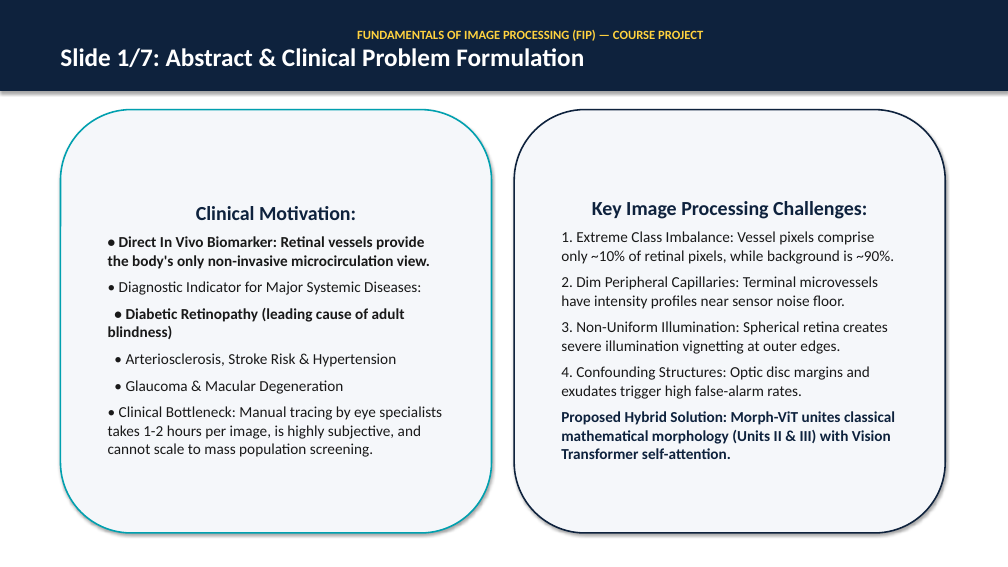
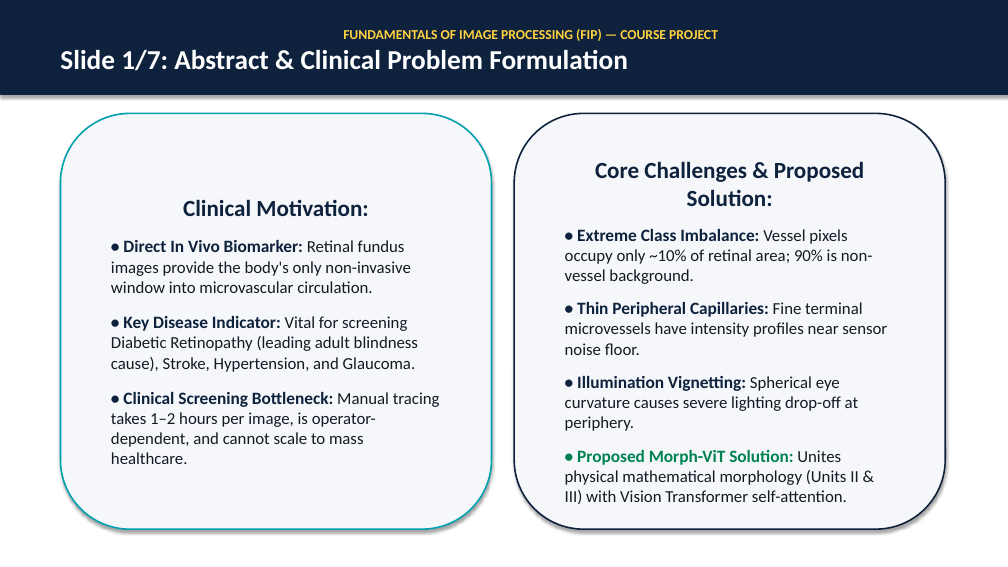
Before and after one commit to pavanpoojary348/retinal-vessel-segmentation, a slide deck: slide 2 of presentation.pptx. Drawn at 1008x567 pixels with LibreOffice and Linux fonts; fonts in the diff are those of the drawing. Boxes give left, top, right and bottom in pixels: in the first picture for what was removed or moved away, otherwise in the second. Text is boxed around its words. In the diff, an @@ line names an element or a change of style, - is before the commit and + after.

Commit message:
style: boost font sizes across all slides (13pt-32pt) for high readability

```diff
--- a/presentation.pptx
+++ b/presentation.pptx
@@ rectangle "FUNDAMENTALS OF IMAGE PROCESSING (FIP) ...": place and size @@
-rectangle "FUNDAMENTALS OF IMAGE PROCESSING (FIP) ..." at [0,0,1008,91]
+rectangle "FUNDAMENTALS OF IMAGE PROCESSING (FIP) ..." at [0,0,1008,95]
@@ rectangle "FUNDAMENTALS OF IMAGE PROCESSING (FIP) ..." at [0,0,1008,95]: size 12 to 13 pt in "FUNDAMENTALS OF IMAGE PROCESSING (FIP) — COURSE ..."; size 24 to 26 pt in "Slide 1/7: Abstract & Clinical Problem Formulation" @@
@@ rounded rectangle "Clinical Motivation:": place and size @@
-rounded rectangle "Clinical Motivation:" at [60,110,492,533]
+rounded rectangle "Clinical Motivation:" at [60,113,492,529]
@@ rounded rectangle "Core Challenges & Proposed Solution:": place and size @@
-rounded rectangle "Core Challenges & Proposed Solution:" at [514,110,945,533]
+rounded rectangle "Core Challenges & Proposed Solution:" at [514,113,945,529]
@@ text in rounded rectangle at [565,161,887,504]: text changed; size 14.5 to 16 pt; text colour #191919 to #141923 @@
-Key Image Processing Challenges:
-1. Extreme Class Imbalance: Vessel pixels comprise only ~10% of retinal pixels, while background is ~90%.
-2. Dim Peripheral Capillaries: Terminal microvessels have intensity profiles near sensor noise floor.
-3. Non-Uniform Illumination: Spherical retina creates severe illumination vignetting at outer edges.
-4. Confounding Structures: Optic disc margins and exudates trigger high false-alarm rates.
-Proposed Hybrid Solution: Morph-ViT unites classical mathematical morphology (Units II & III) with Vision Transformer self-attention.
+Core Challenges & Proposed Solution:
+• Extreme Class Imbalance: Vessel pixels occupy only ~10% of retinal area; 90% is non-vessel background.
+• Thin Peripheral Capillaries: Fine terminal microvessels have intensity profiles near sensor noise floor.
+• Illumination Vignetting: Spherical eye curvature causes severe lighting drop-off at periphery.
+• Proposed Morph-ViT Solution: Unites physical mathematical morphology (Units II & III) with Vision Transformer self-attention.
@@ text in rounded rectangle at [183,199,368,216]: size 19 to 22 pt in "Clinical Motivation:" @@
@@ text in rounded rectangle at [111,240,440,464]: text changed; size 14.5 to 16 pt; text colour #191919 to #141923 @@
-• Direct In Vivo Biomarker: Retinal vessels provide the body's only non-invasive microcirculation view.
-• Diagnostic Indicator for Major Systemic Diseases:
-• Diabetic Retinopathy (leading cause of adult blindness)
-• Arteriosclerosis, Stroke Risk & Hypertension
-• Glaucoma & Macular Degeneration
-• Clinical Bottleneck: Manual tracing by eye specialists takes 1-2 hours per image, is highly subjective, and cannot scale to mass population screening.
+• Direct In Vivo Biomarker: Retinal fundus images provide the body's only non-invasive window into microvascular circulation.
+• Key Disease Indicator: Vital for screening Diabetic Retinopathy (leading adult blindness cause), Stroke, Hypertension, and Glaucoma.
+• Clinical Screening Bottleneck: Manual tracing takes 1–2 hours per image, is operator-dependent, and cannot scale to mass healthcare.
```
Also in this commit, not shown: 6 other slides changed, 1 other file.
